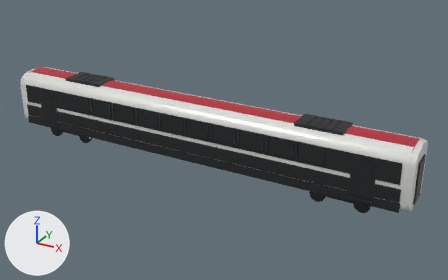
The glTF model public/models/railjet-lab/blender/railjet-nextgen-economy-d.glb: old version first, new version second.
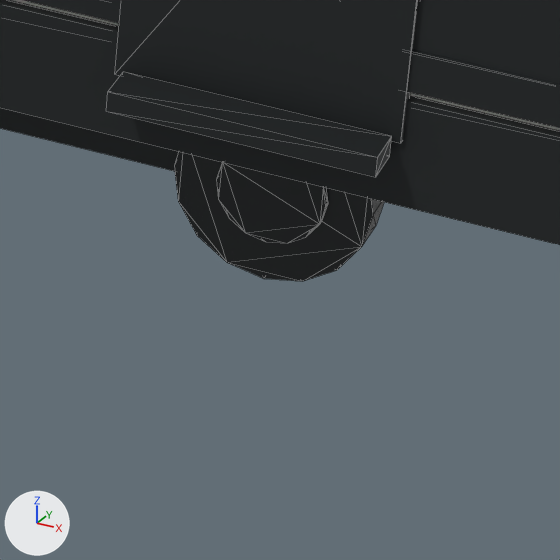
The first picture shows the older version from a 50 mm lens placed at (18.2, -29.8, 16.8), pointed at (1.5, 0.6, 1.7). The close-ups show the older and then the newer version on the part from 76% to 86% of the width and 68% to 85% of the height of that picture. Only the edits that show in the close-ups are written down. The axes (+X, +Y, +Z) are drawn at lower left. The lights are the same throughout. The close-ups show mesh edges as thin lines. Where no turn or scale is listed for an object, it has been applied to the vertices.

The first close-up shows 'economy_d_bogie_b_brake_disc_-1_1', 'economy_d_bogie_b_sideframe_-1', 'economy_d_bogie_b_wheel_-1_1', 'economy_d_dark_skirt_-1', 'economy_d_door_step_-1_1', 'economy_d_lofted_body', 'economy_d_red_sill_-1', 'economy_d_silver_flank_-1', 'economy_d_wide_door_-1_1'.
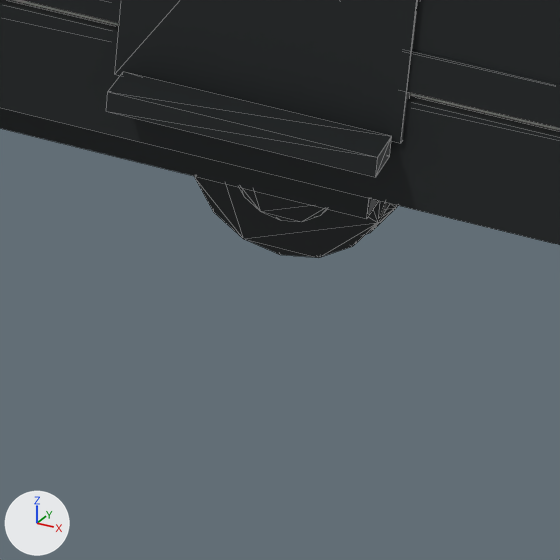
Changed parts and their boxes [x1, y1, x2, y2] in the close-ups (560 x 560 px):
'economy_d_bogie_b_wheel_-1_1', moved
    before: [174, 152, 384, 281]
    after: [195, 176, 390, 258]
'economy_d_bogie_b_flange_-1_1', added (mostly hidden)
    after: [366, 204, 398, 234]
'economy_d_bogie_b_brake_disc_-1_1', unchanged, covered by the edit
    before: [216, 162, 328, 243]
    after: [239, 187, 327, 222]

The change, as a list of edits to the scene's bpy script:
```text
Change ob_economy_d_bogie_b_wheel__1_1:
    ob_economy_d_bogie_b_wheel__1_1.location: (1.25, -0.96, 0.46) -> (1.25, -0.718, 0.46)
Add ob_economy_d_bogie_b_flange__1_1:
    ob_economy_d_bogie_b_flange__1_1 = bpy.data.objects.new('economy_d_bogie_b_flange_-1_1', me_rj_unitcylinder_16)
    ob_economy_d_bogie_b_flange__1_1.parent = ob_economy_d_bogie_b
    ob_economy_d_bogie_b_flange__1_1.location = (1.25, -0.613, 0.46)
    ob_economy_d_bogie_b_flange__1_1.rotation_euler = (1.571, 0.0, 0.0)  # degrees (90, 0, 0)
    ob_economy_d_bogie_b_flange__1_1.scale = (0.984, 0.984, 0.035)
```
